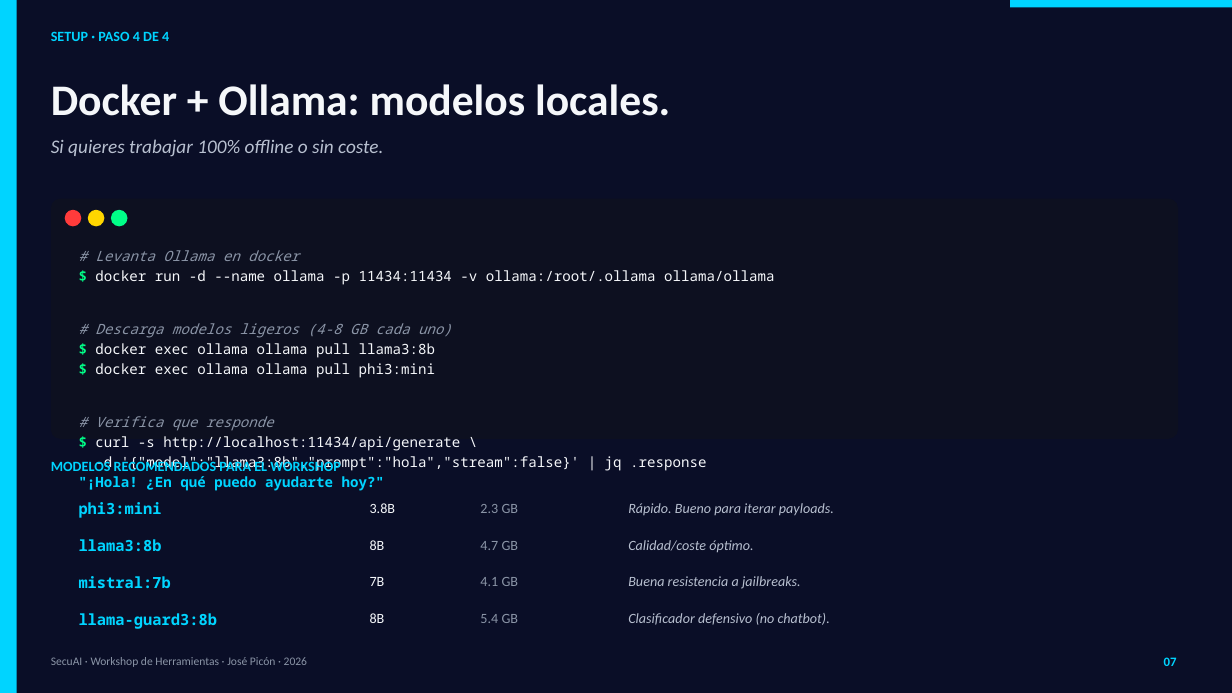
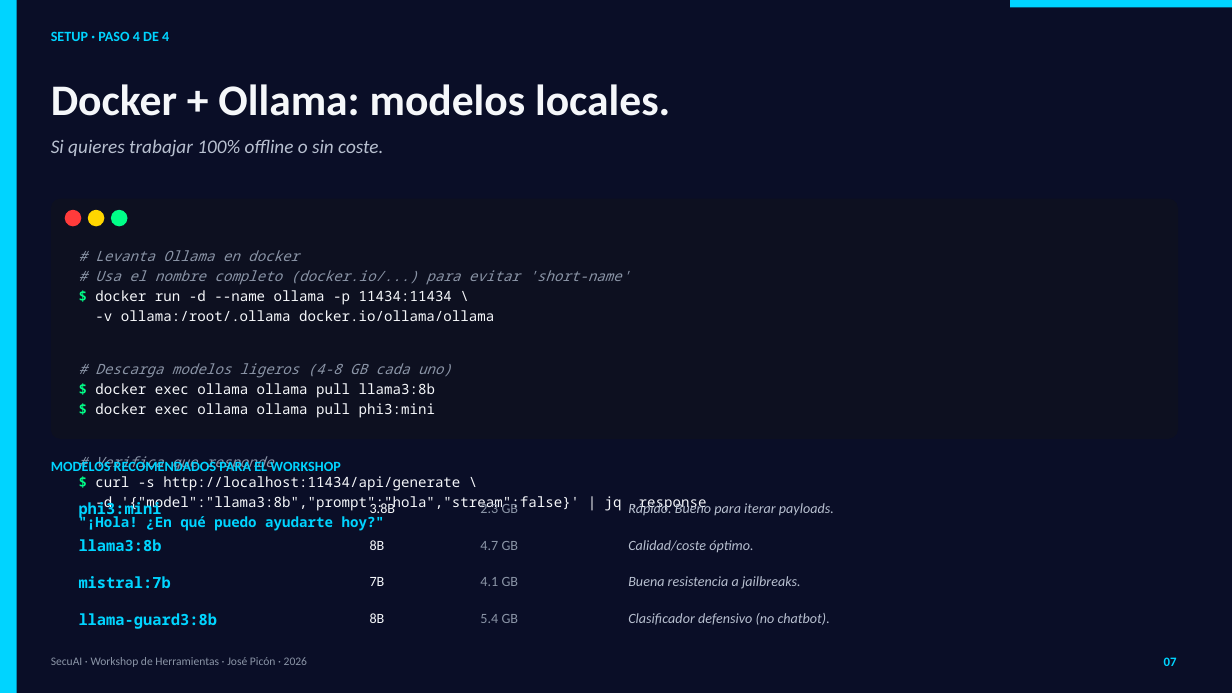
Before and after one commit to jmpicon/SecuAI-jmpicon, a slide deck: slide 7 of taller/SecuAI_Tools_Workshop.pptx. Drawn at 1232x693 pixels with LibreOffice and Linux fonts; fonts in the diff are those of the drawing. Boxes give left, top, right and bottom in pixels: in the first picture for what was removed or moved away, otherwise in the second. Text is boxed around its words. In the diff, an @@ line names an element or a change of style, - is before the commit and + after.

```diff
--- a/taller/SecuAI_Tools_Workshop.pptx
+++ b/taller/SecuAI_Tools_Workshop.pptx
@@ text at (95, 270, 630, 321): text changed @@
-$ docker run -d --name ollama -p 11434:11434 -v ollama:/root/.ollama ollama/ollama
+# Usa el nombre completo (docker.io/...) para evitar 'short-name'
+$ docker run -d --name ollama -p 11434:11434 \
+-v ollama:/root/.ollama docker.io/ollama/ollama
```
Also in this commit, not shown: 4 other files.
